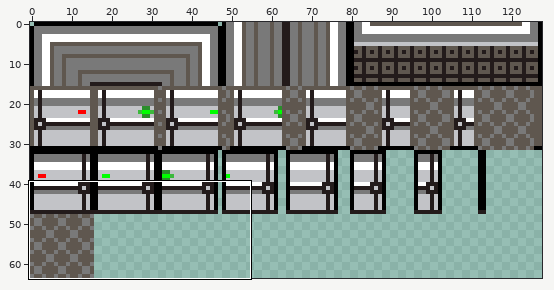
File history of a sprite sheet, capital/resources/room-b.png. Above: a wide view before the commit, with the close-up outlined.
Close-up. As it was:
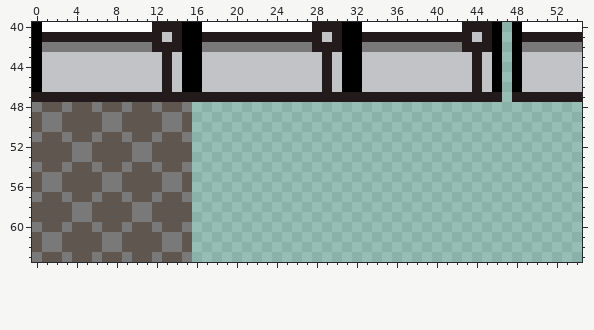
The file is 128x64 pixels. Shown: x 0..54, y 40..63.
Now the later version:
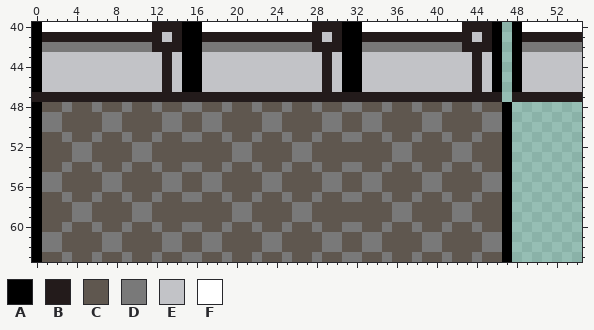
Palette (. is transparent): A #000000  B #231b1b  C #5f574f  D #797979  E #c2c3c7  F #ffffff
Edits made:
{"y":48,"x":0,"old":"D","new":"A"}
{"y":48,"x":16,"old":"................................","new":"DCCDCCDCCDCCDCCDDCCDCCDCCDCCDCCA"}
{"y":49,"x":0,"old":"C","new":"A"}
{"y":49,"x":16,"old":"................................","new":"CDDCCCCDDCCCCDDCCDDCCCCDDCCCCDDA"}
{"y":50,"x":0,"old":"C","new":"A"}
{"y":50,"x":16,"old":"................................","new":"CDDCCCCDDCCCCDDCCDDCCCCDDCCCCDDA"}
{"y":51,"x":0,"old":"D","new":"A"}
{"y":51,"x":16,"old":"................................","new":"DCCDCCDCCDCCDCCDDCCDCCDCCDCCDCCA"}
{"y":52,"x":0,"old":"C","new":"A"}
{"y":52,"x":16,"old":"................................","new":"CCCCDDCCCCDDCCCCCCCCDDCCCCDDCCCA"}
{"y":53,"x":0,"old":"C","new":"A"}
{"y":53,"x":16,"old":"................................","new":"CCCCDDCCCCDDCCCCCCCCDDCCCCDDCCCA"}
{"y":54,"x":0,"old":"D","new":"A"}
{"y":54,"x":16,"old":"................................","new":"DCCDCCDCCDCCDCCDDCCDCCDCCDCCDCCA"}
{"y":55,"x":0,"old":"C","new":"A"}
{"y":55,"x":16,"old":"................................","new":"CDDCCCCDDCCCCDDCCDDCCCCDDCCCCDDA"}
{"y":56,"x":0,"old":"C","new":"A"}
{"y":56,"x":16,"old":"................................","new":"CDDCCCCDDCCCCDDCCDDCCCCDDCCCCDDA"}
{"y":57,"x":0,"old":"D","new":"A"}
{"y":57,"x":16,"old":"................................","new":"DCCDCCDCCDCCDCCDDCCDCCDCCDCCDCCA"}
{"y":58,"x":0,"old":"C","new":"A"}
{"y":58,"x":16,"old":"................................","new":"CCCCDDCCCCDDCCCCCCCCDDCCCCDDCCCA"}
{"y":59,"x":0,"old":"C","new":"A"}
{"y":59,"x":16,"old":"................................","new":"CCCCDDCCCCDDCCCCCCCCDDCCCCDDCCCA"}
{"y":60,"x":0,"old":"D","new":"A"}
{"y":60,"x":16,"old":"................................","new":"DCCDCCDCCDCCDCCDDCCDCCDCCDCCDCCA"}
{"y":61,"x":0,"old":"C","new":"A"}
{"y":61,"x":16,"old":"................................","new":"CDDCCCCDDCCCCDDCCDDCCCCDDCCCCDDA"}
{"y":62,"x":0,"old":"C","new":"A"}
{"y":62,"x":16,"old":"................................","new":"CDDCCCCDDCCCCDDCCDDCCCCDDCCCCDDA"}
{"y":63,"x":0,"old":"D","new":"A"}
{"y":63,"x":16,"old":"................................","new":"DCCDCCDCCDCCDCCDDCCDCCDCCDCCDCCA"}
{"label":"changed","picture_box":[32,102,42,262]}
{"label":"added","picture_box":[192,102,512,262]}
